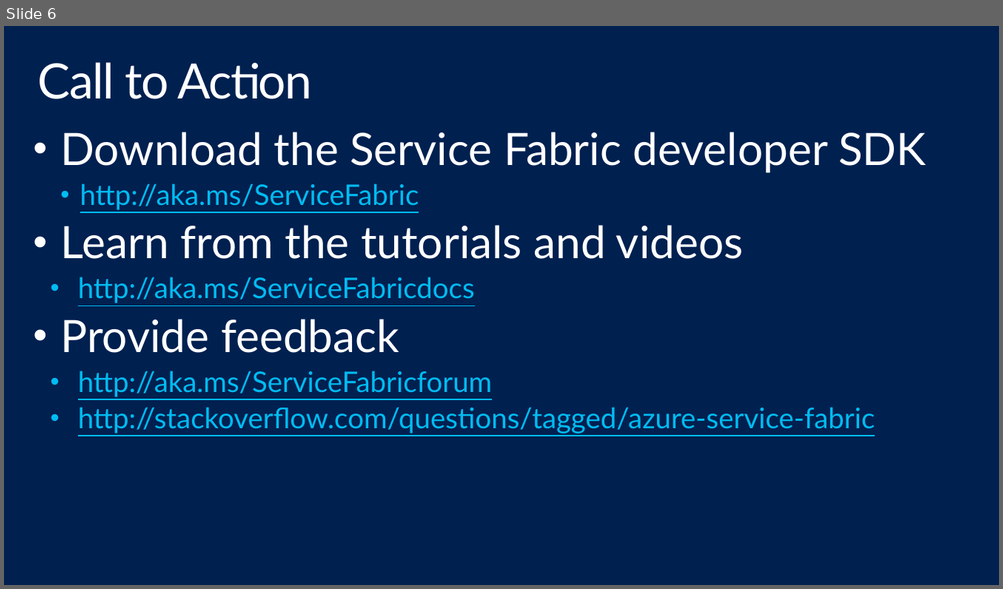
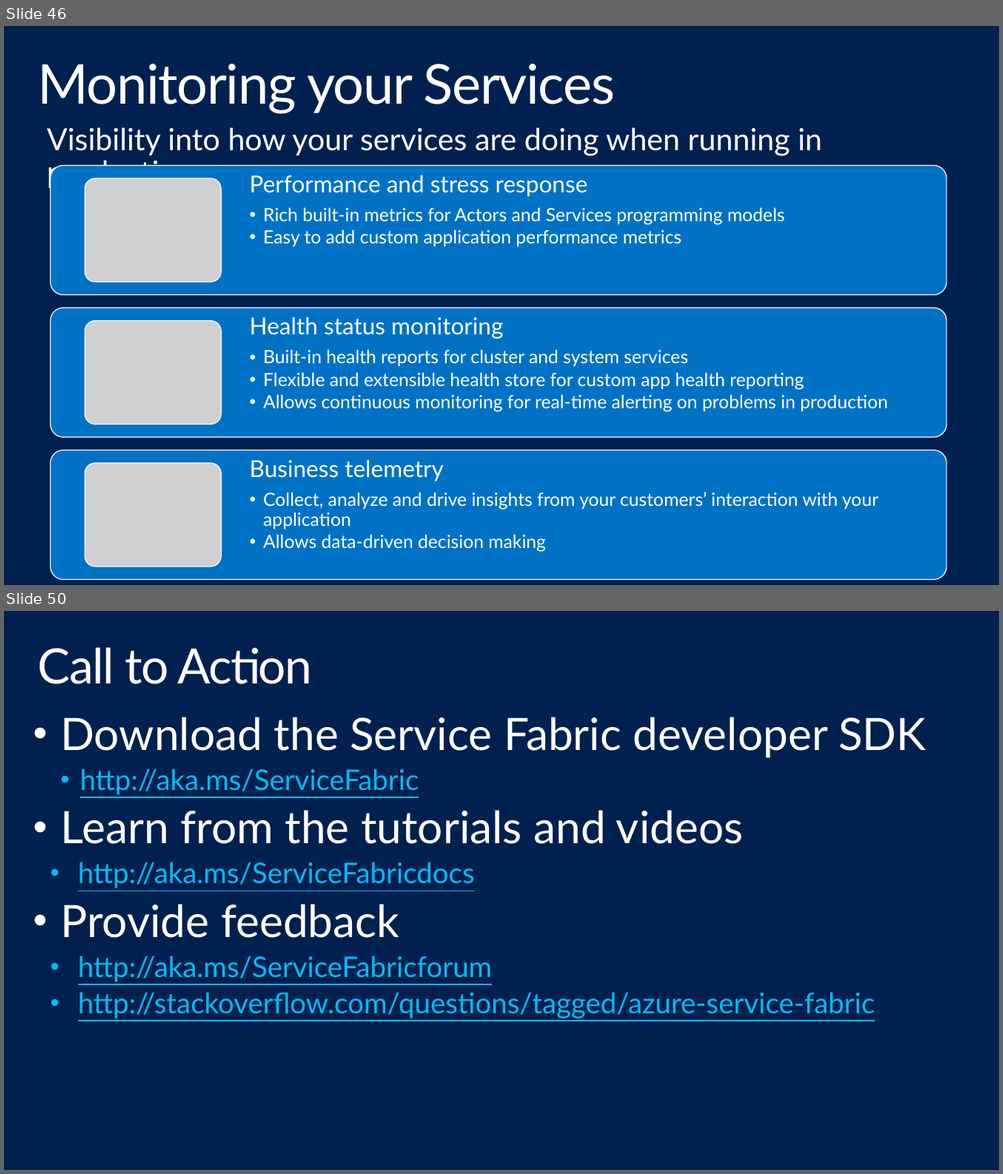
Before and after one commit to shawnweisfeld/20150514_ServiceFabric, a slide deck: Service Fabric.pptx. Shown one above the other, each under a label of ours: slide 6 before the commit, slides 46 and 50 after it; the slides between them are not shown. The pictures are 1003x589 and 1003x1174 pixels, drawn with LibreOffice and Linux fonts; fonts in the diff are those of the drawing; grey boxes stand for pictures; background and template pictures are left out. Boxes give left, top, right and bottom in pixels: in the first picture for what was removed or moved away, otherwise in the second. Text is boxed around its words. In the diff, an @@ line names an element or a change of style, - is before the commit and + after.

```diff
--- a/Service Fabric.pptx
+++ b/Service Fabric.pptx
@@ slide 46 added at <box>4,26,999,585</box>, background #002050 @@
@@ title added at <box>37,64,614,114</box>, 54 pt, text #FFFFFF @@
+Monitoring your Services
@@ text added at <box>47,127,822,189</box>, 30 pt, text #FFFFFF @@
+Visibility into how your services are doing when running in production
@@ freeform shape added at <box>50,166,946,295</box>, fill #0072C6, outline #FFFFFF 0.85 pt, 18 pt, text #FFFFFF @@
+Performance and stress response
+  •• Rich built-in metrics for Actors and Services programming models
+  •• Easy to add custom application performance metrics
@@ picture added at <box>85,179,221,283</box> @@
@@ freeform shape added at <box>50,308,946,437</box>, fill #0072C6, outline #FFFFFF 0.85 pt, 18 pt, text #FFFFFF @@
+Health status monitoring
+  •• Built-in health reports for cluster and system services
+  •• Flexible and extensible health store for custom app health reporting
+  •• Allows continuous monitoring for real-time alerting on problems in production
@@ picture added at <box>85,321,222,425</box> @@
@@ freeform shape added at <box>50,450,946,580</box>, fill #0072C6, outline #FFFFFF 0.85 pt, 18 pt, text #FFFFFF @@
+Business telemetry
+  •• Collect, analyze and drive insights from your customers’ interaction with your application
+  •• Allows data-driven decision making
@@ picture added at <box>85,463,221,567</box> @@
@@ what was slide 6 is now slide 50 @@
```
Also in this commit, not shown: 2 slides changed, 44 other slides added, 1 slide removed.
